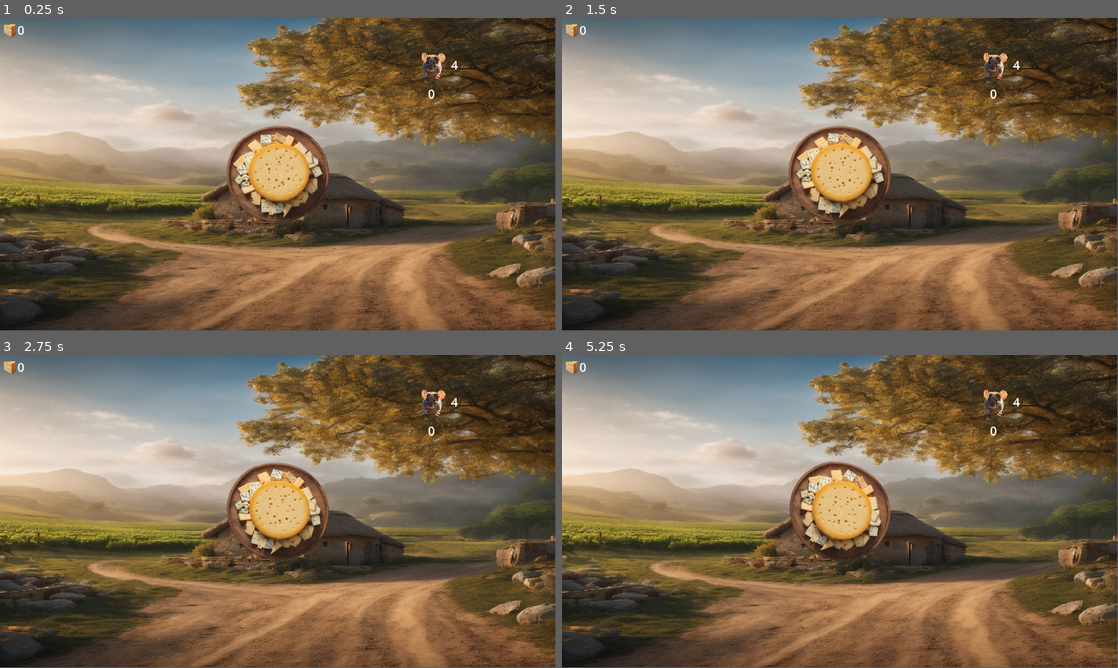
Above: before the commit, frames 1-4 (two rows, left to right).
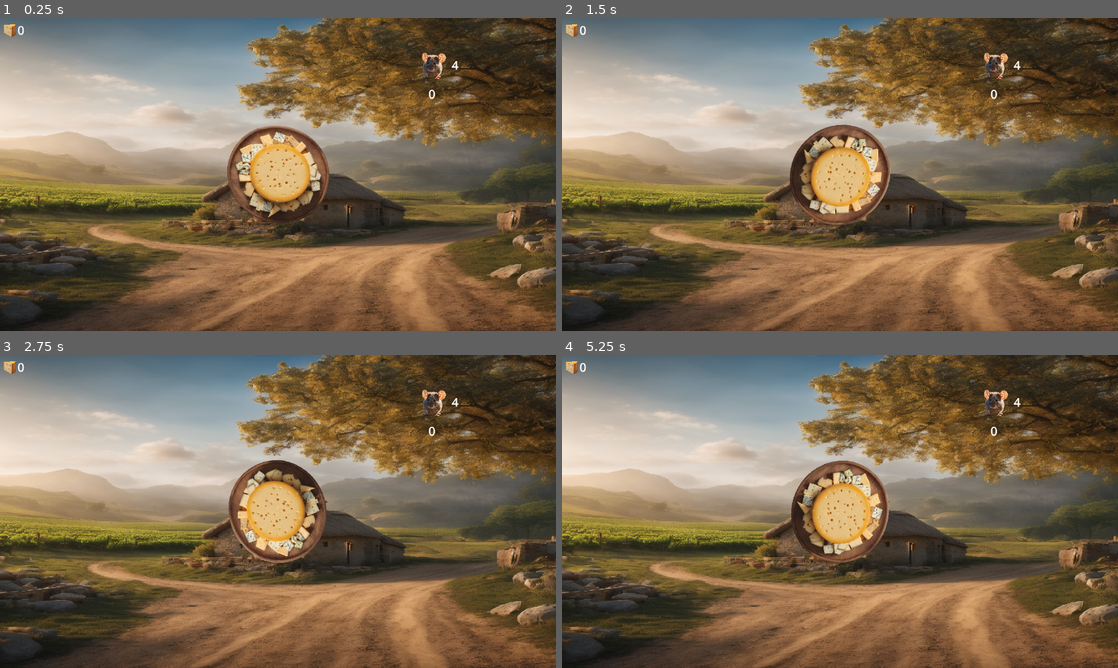
Above: after the commit, the same moments.

Repository: Behbs/CheeseClicker
Game: Godot game, scene res://Cenas/queijaria.tscn
Same seed, same stepped clock (60 frames per second), same inputs: the game is played once before the commit and once after it.
Inputs (mouse positions are in pixels of both pictures, inside the frame that each line leads up to):
- Up to frame 1 (0.25 s): no input
- Up to frame 2 (1.5 s): click (840, 174) at 0.67 s; move the mouse to (995, 64) at 1.27 s; click (995, 64) at 1.42 s
- Up to frame 3 (2.75 s): move the mouse to (333, 442) at 2.02 s; click (333, 442) at 2.17 s
- Up to frame 4 (5.25 s): move the mouse to (812, 574) at 2.77 s; click (812, 574) at 2.92 s; move the mouse to (1006, 558) at 3.52 s; click (1006, 558) at 3.67 s; move the mouse to (673, 464) at 4.27 s; click (673, 464) at 4.42 s; move the mouse to (867, 511) at 5.02 s; click (867, 511) at 5.17 s
In our replay, the window is 799x449 before the commit and 800x450 after it. These sizes can differ from the game's own. Grey fills any space a smaller window leaves; there, only what the larger window draws over its background counts as a difference.

The runs differ from the first frame. In frame 1, 6.4% of the frame differs, in the area x 0-100%, y 0-100%; in frame 2, 7.6%; in frame 3, 7.6%; in frame 4, 7.5%.

Commit message:
fixed cheese rotation & viewport scaling

Diff:
--- a/Scripts/Spr_queijo.gd
+++ b/Scripts/Spr_queijo.gd
@@ -1,4 +1,4 @@
 extends Sprite2D
 
 func _process(delta):
-	rotate(0.002)
+	rotate(deg_to_rad(90) * delta)
--- a/project.godot
+++ b/project.godot
@@ -19,6 +19,10 @@
 
 Queijaria="*res://Scripts/Queijaria.gd"
 
+[display]
+
+window/stretch/mode="viewport"
+
 [input]
 
 click={
